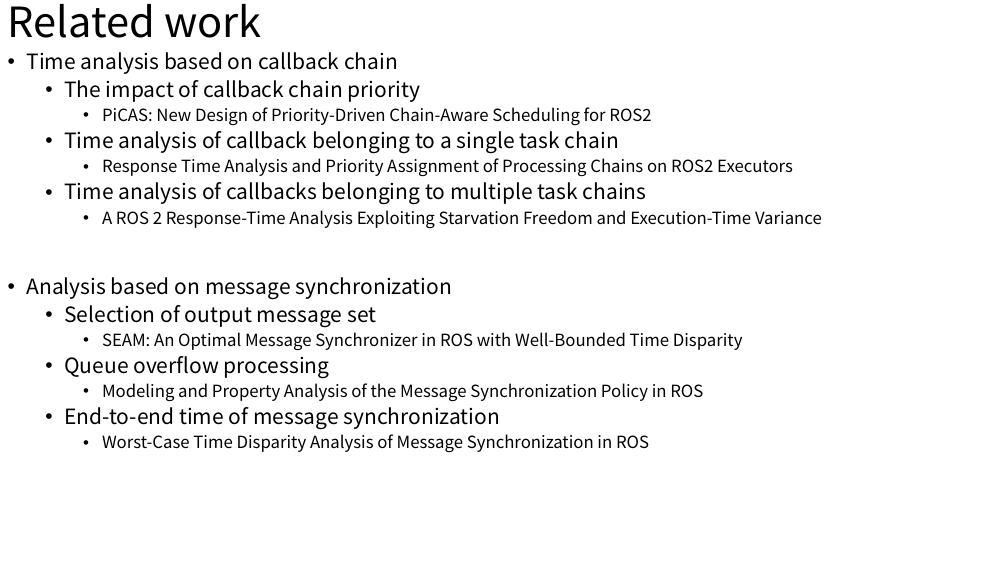
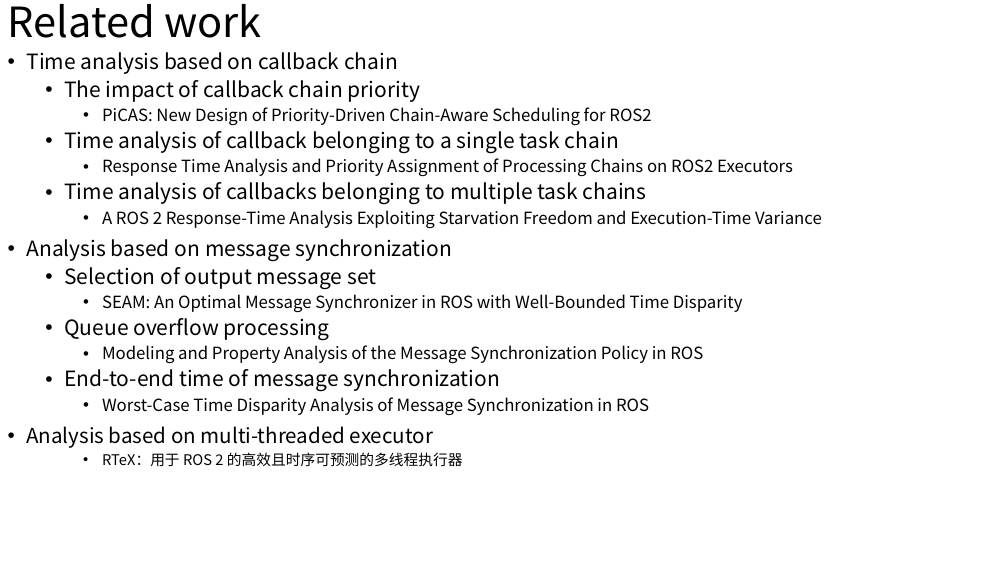
Before and after one commit to wsm6636/note, a slide deck: slide 6 of 06-ppt/discussion/0524.pptx. Drawn at 1008x567 pixels with LibreOffice and Linux fonts; fonts in the diff are those of the drawing. Boxes give left, top, right and bottom in pixels: in the first picture for what was removed or moved away, otherwise in the second. Text is boxed around its words. In the diff, an @@ line names an element or a change of style, - is before the commit and + after.

```diff
--- a/06-ppt/discussion/0524.pptx
+++ b/06-ppt/discussion/0524.pptx
@@ text at [26,426,463,467]: paragraphs added @@
+• Analysis based on multi-threaded executor
+    • RTeX：用于 ROS 2 的高效且时序可预测的多线程执行器
```
Also in this commit, not shown: 2 other files.
